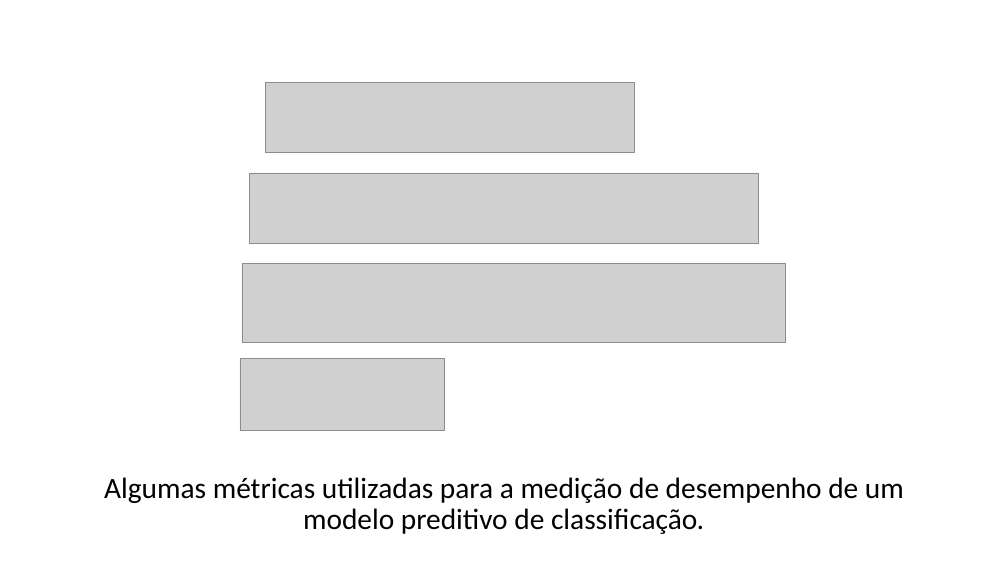
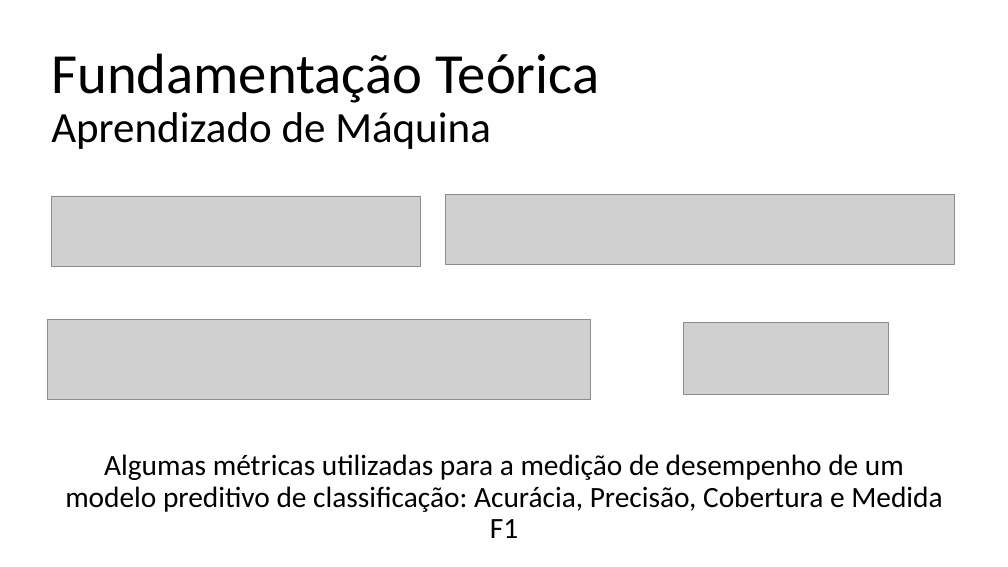
Before and after one commit to lgcanto/tcc, a slide deck: slide 21 of TCC_LGC_V1.pptx (slide 16 before the commit). Drawn at 1008x567 pixels with LibreOffice and Linux fonts; fonts in the diff are those of the drawing; grey boxes stand for pictures. Boxes give left, top, right and bottom in pixels: in the first picture for what was removed or moved away, otherwise in the second. Text is boxed around its words. In the diff, an @@ line names an element or a change of style, - is before the commit and + after.

```diff
--- a/TCC_LGC_V1.pptx
+++ b/TCC_LGC_V1.pptx
@@ title added at [51,53,599,149], 54 pt, text #000000 @@
+Fundamentação Teórica
+Aprendizado de Máquina
@@ picture: place and size @@
-picture at [265,82,634,153]
+picture at [52,196,420,266]
@@ picture: place and size @@
-picture at [250,173,758,243]
+picture at [446,194,954,265]
@@ picture: place and size @@
-picture at [242,263,785,343]
+picture at [48,320,591,399]
@@ picture: place and size @@
-picture at [240,358,445,430]
+picture at [684,322,889,394]
@@ subtitle at [65,454,942,538]: text changed @@
-Algumas métricas utilizadas para a medição de desempenho de um modelo preditivo de classificação.
+Algumas métricas utilizadas para a medição de desempenho de um modelo preditivo de classificação: Acurácia, Precisão, Cobertura e Medida F1
```
Also in this commit, not shown: 1 other slide changed, 29 slides added, 2 slides removed.
